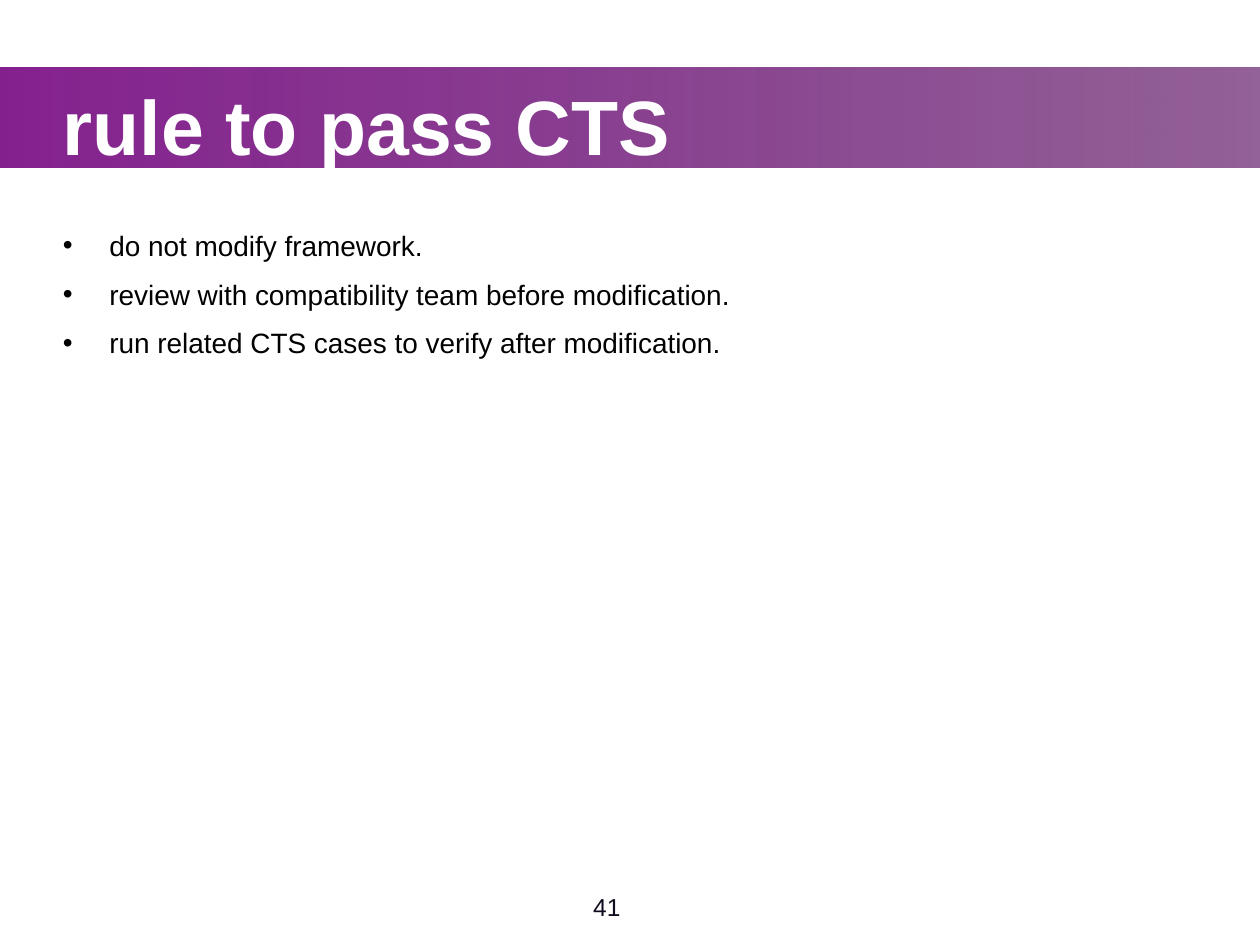
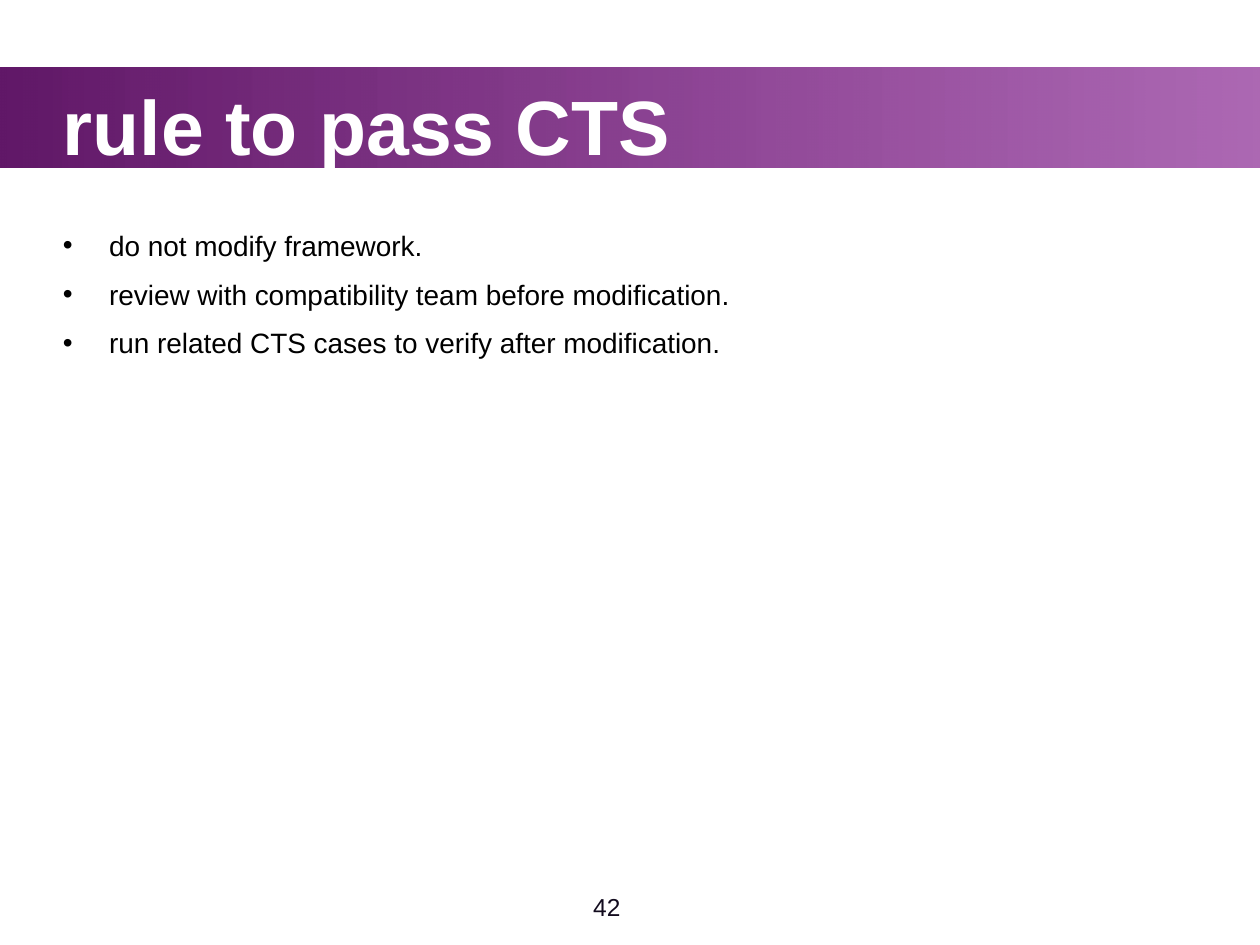
Before and after one commit to widerules/system-information, a slide deck: slide 42 of cts/CTS-training.ppt (slide 41 before the commit). Drawn at 1260x945 pixels with LibreOffice and Linux fonts; fonts in the diff are those of the drawing; background and template pictures are left out. Boxes give left, top, right and bottom in pixels: in the first picture for what was removed or moved away, otherwise in the second. Text is boxed around its words. In the diff, an @@ line names an element or a change of style, - is before the commit and + after.

```diff
--- a/cts/CTS-training.ppt
+++ b/cts/CTS-training.ppt
@@ rectangle at (0, 67, 1260, 166): fill gradient #85218F to #611868 to gradient #611868 to #85218F @@
@@ page number at (593, 899, 620, 916): text changed @@
-41
+42
```
Also in this commit, not shown: 39 other slides changed, 1 slide added, 1 other file.
